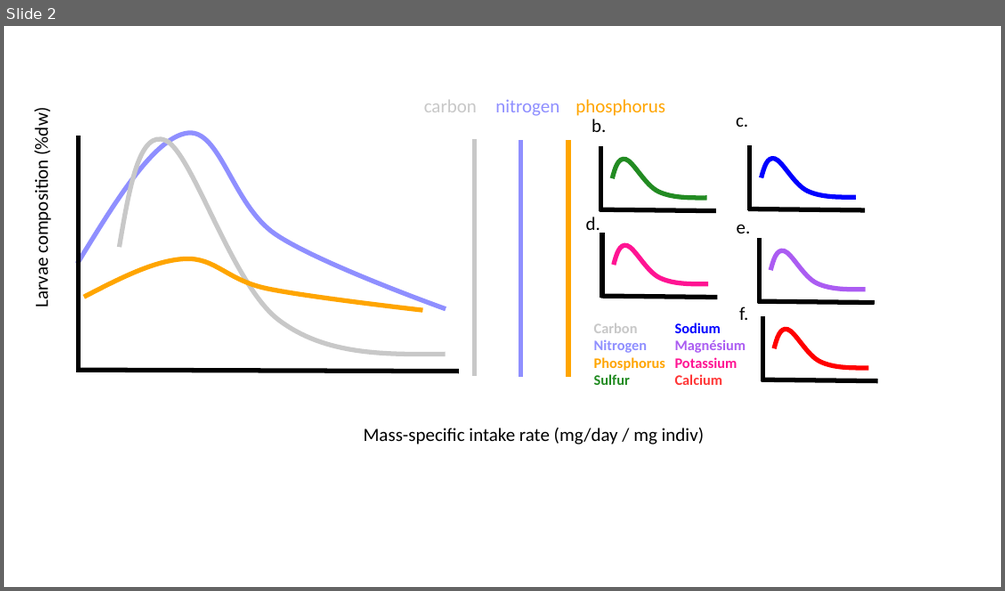
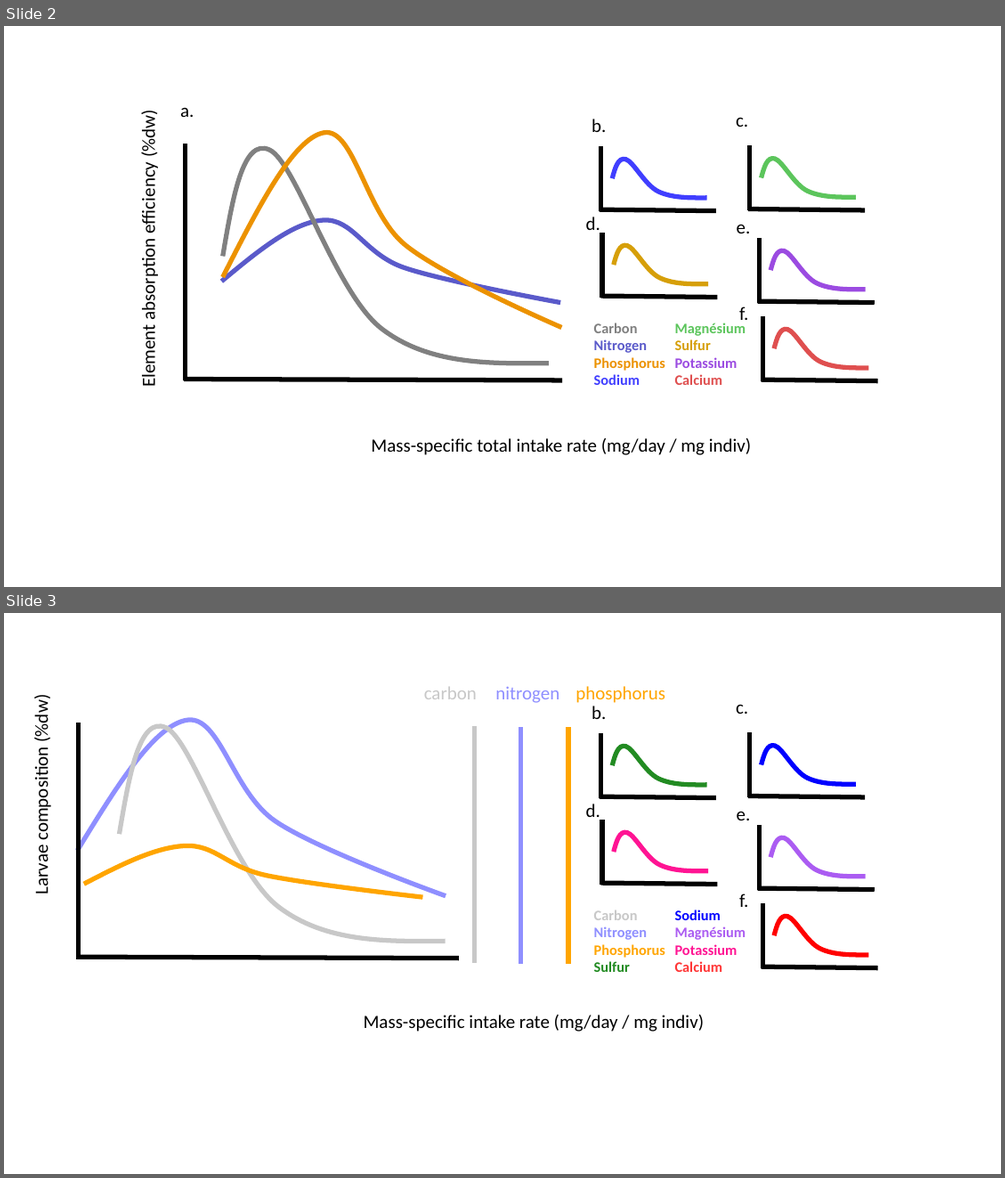
Before and after one commit to samuelcharberet/intake_rate_experiment, a slide deck: 3_manuscript/figures/figures_chemistry.pptx. Shown one above the other, each under a label of ours: slide 2 before the commit, slides 2 and 3 after it. The pictures are 1005x591 and 1005x1178 pixels, drawn with LibreOffice and Linux fonts; fonts in the diff are those of the drawing. Boxes give left, top, right and bottom in pixels: in the first picture for what was removed or moved away, otherwise in the second. Text is boxed around its words. In the diff, an @@ line names an element or a change of style, - is before the commit and + after.

Commit message:
added element absorption efficiency graphs

```diff
--- a/3_manuscript/figures/figures_chemistry.pptx
+++ b/3_manuscript/figures/figures_chemistry.pptx
@@ slide 2 added at (4,26,1001,587), background #FFFFFF @@
@@ text added at (138,115,161,386), 18 pt, text #000000 @@
+Element absorption efficiency (%dw)
@@ text added at (180,107,194,117), 18 pt, text #000000 @@
+a.
@@ freeform shape added at (223,132,562,328), outline #EC9200 4.5 pt @@
@@ text added at (591,119,606,132), 18 pt, text #000000 @@
+b.
@@ text added at (736,118,748,127), 18 pt, text #000000 @@
+c.
@@ line added from (185, 143) to (185, 380), #000000 4.5 pt @@
@@ freeform shape added at (223,148,550,363), outline #808080 4.5 pt @@
@@ line added from (600, 146) to (600, 211), #000000 4.5 pt @@
@@ line added from (750, 145) to (750, 210), #000000 4.5 pt @@
@@ freeform shape added at (761,159,857,197), outline #5CC55C 4.5 pt @@
@@ freeform shape added at (612,160,707,198), outline #403EFF 4.5 pt @@
@@ line added from (716, 211) to (599, 210), #000000 4.5 pt @@
@@ line added from (865, 210) to (748, 209), #000000 4.5 pt @@
@@ freeform shape added at (222,220,560,303), outline #5A5ACA 4.5 pt @@
@@ text added at (586,216,600,235), 18 pt, text #000000 @@
+d.
@@ line added from (602, 232) to (602, 297), #000000 4.5 pt @@
@@ text added at (736,224,751,233), 18 pt, text #000000 @@
+e.
@@ line added from (760, 238) to (760, 303), #000000 4.5 pt @@
@@ freeform shape added at (614,245,708,284), outline #D69F09 4.5 pt @@
@@ freeform shape added at (770,250,866,289), outline #9B4BE1 4.5 pt @@
@@ line added from (718, 297) to (600, 296), #000000 4.5 pt @@
@@ text added at (739,306,748,320), 18 pt, text #000000 @@
+f.
@@ line added from (874, 303) to (758, 301), #000000 4.5 pt @@
@@ line added from (763, 316) to (763, 381), #000000 4.5 pt @@
@@ text added at (594,322,665,385), 14 pt, text #EC9200, bold @@
+Carbon
+Nitrogen
+Phosphorus
+Sodium
@@ text added at (675,322,746,385), 14 pt, text #5CC55C, bold @@
+Magnésium
+Sulfur
+Potassium
+Calcium
@@ freeform shape added at (774,329,869,368), outline #DF4F4F 4.5 pt @@
@@ line added from (563, 380) to (184, 379), #000000 4.5 pt @@
@@ line added from (878, 381) to (761, 379), #000000 4.5 pt @@
@@ text added at (371,438,751,455), 18 pt, text #000000 @@
+Mass-specific total intake rate (mg/day / mg indiv)
@@ what was slide 2 is now slide 3 @@
```
Also in this commit, not shown: 1 slide changed, 1 other slide added, 1 slide removed, 24 other files.
